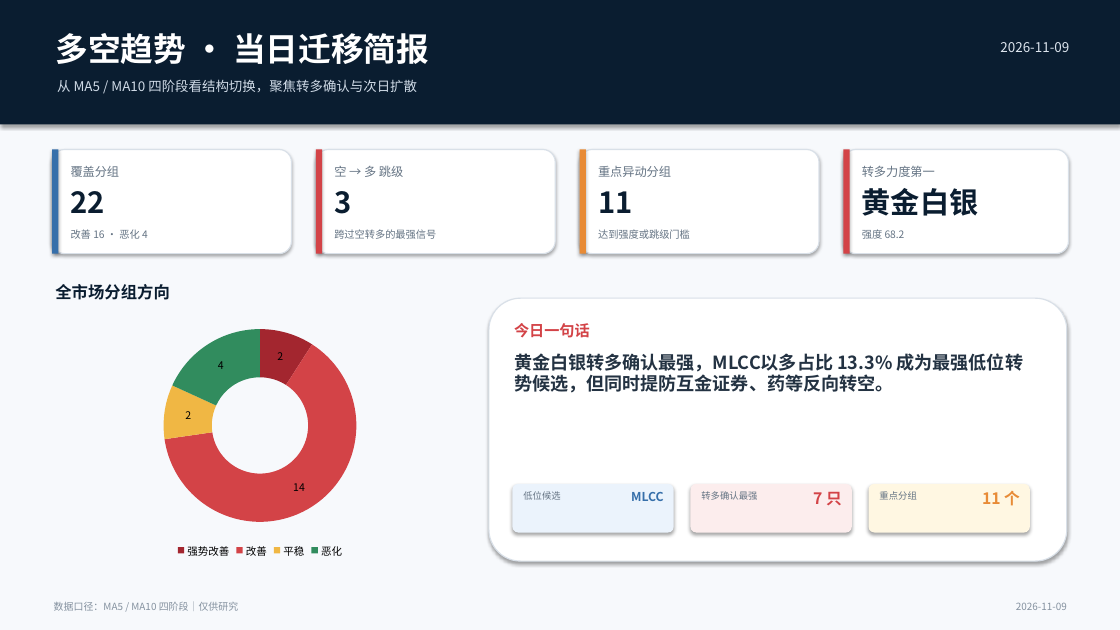
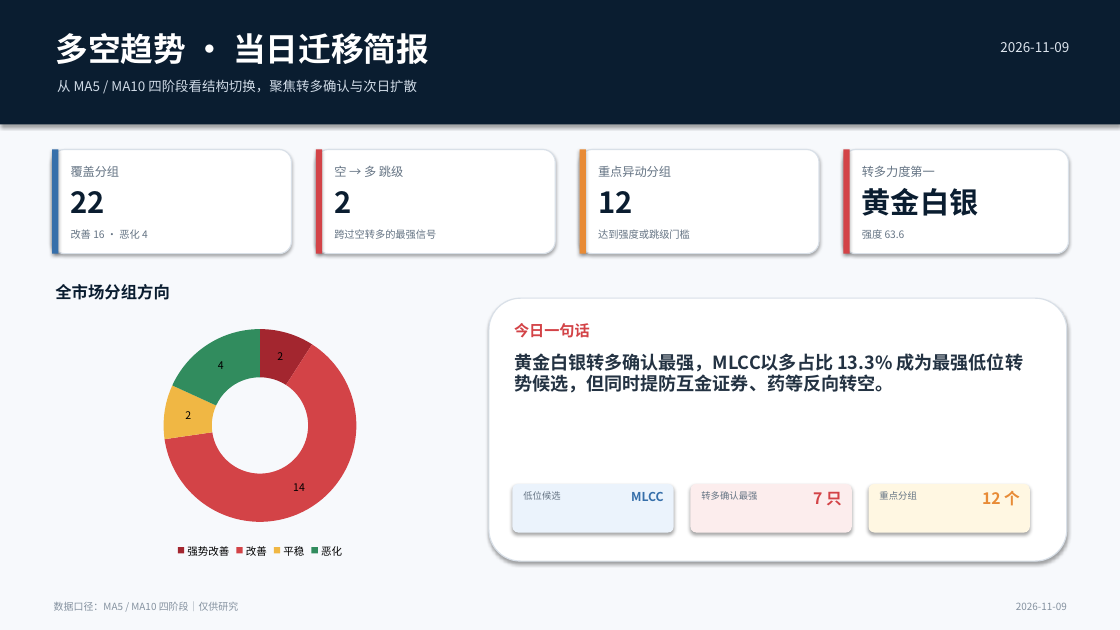
Before and after one commit to nancybhc/a-share-blast-lab, a slide deck: slide 1 of assets/多空阶段简报_2026-11-09.pptx. Drawn at 1120x630 pixels with LibreOffice and Linux fonts; fonts in the diff are those of the drawing. Boxes give left, top, right and bottom in pixels: in the first picture for what was removed or moved away, otherwise in the second. Text is boxed around its words. In the diff, an @@ line names an element or a change of style, - is before the commit and + after.

```diff
--- a/assets/多空阶段简报_2026-11-09.pptx
+++ b/assets/多空阶段简报_2026-11-09.pptx
@@ text at <box>334,191,351,213</box>: text changed @@
-3
+2
@@ text at <box>598,191,632,213</box>: text changed @@
-11
+12
@@ text at <box>862,229,905,239</box>: text changed @@
-强度 68.2
+强度 63.6
@@ text at <box>982,491,1020,506</box>: text changed @@
-11 个
+12 个
```
Also in this commit, not shown: 3 other slides changed, 8 other files.
